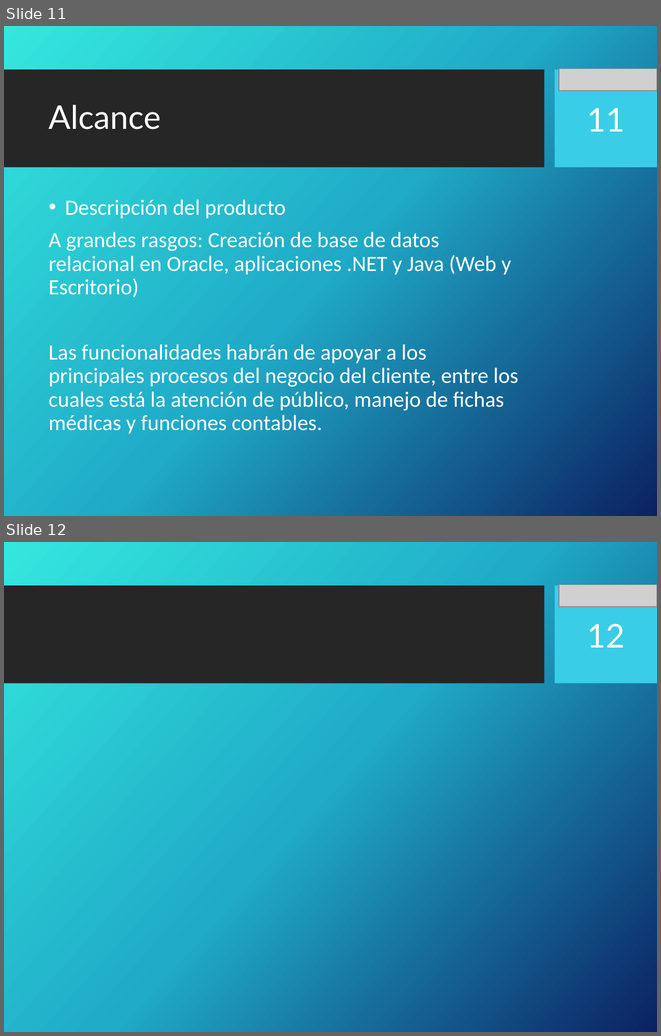
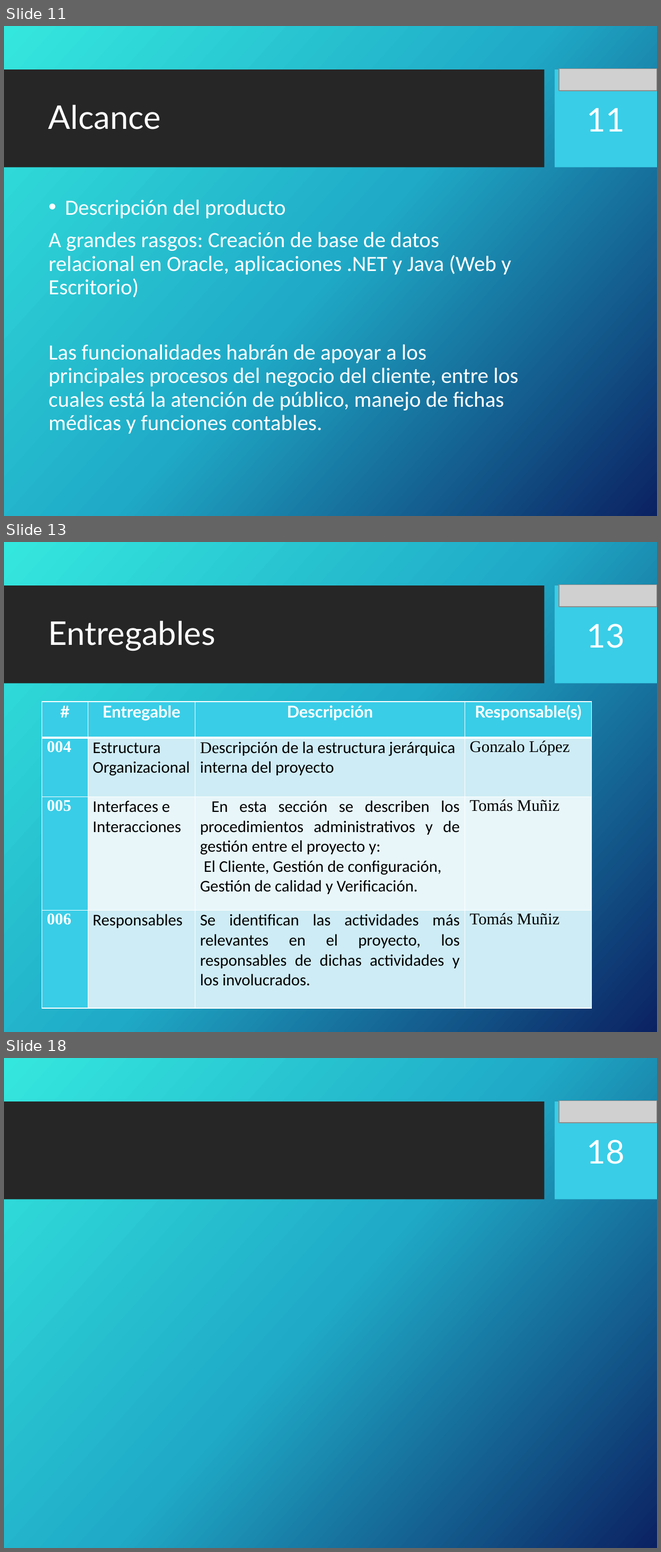
Before and after one commit to portafolio2016/hipocrates, a slide deck: docs/plan-de-proyecto/ppt-iteracion1.pptx. Shown one above the other, each under a label of ours: slides 11 and 12 before the commit, slides 11, 13 and 18 after it; the slides between them are not shown. The pictures are 661x1036 and 661x1552 pixels, drawn with LibreOffice and Linux fonts; fonts in the diff are those of the drawing; grey boxes stand for pictures; background and template pictures are left out. Boxes give left, top, right and bottom in pixels: in the first picture for what was removed or moved away, otherwise in the second. Text is boxed around its words. In the diff, an @@ line names an element or a change of style, - is before the commit and + after.

Commit message:
Agregado Entregables

```diff
--- a/docs/plan-de-proyecto/ppt-iteracion1.pptx
+++ b/docs/plan-de-proyecto/ppt-iteracion1.pptx
@@ slide 13 added at (4, 542, 657, 1032), background picture (left out); not listed: 2 template elements that a slide beside it also shows @@
@@ picture added at (559, 585, 657, 607) @@
@@ title added at (49, 620, 215, 651), 36 pt, text #FFFFFF @@
+Entregables
@@ page number added at (587, 624, 625, 648), 36 pt, text #FFFFFF @@
+13
@@ table added at (42, 702, 591, 1008), 4 rows, 4 columns @@
+# | Entregable | Descripción | Responsable(s)
+004 | Estructura Organizacional | Descripción de la estructura jerárquica interna del proyecto | Gonzalo López
+005 | Interfaces e Interacciones | En esta sección se describen los procedimientos administrativos y de gestión entre el proyecto y: / El Cliente, Gestión de configuración, Gestión de calidad y Verificación. | Tomás Muñiz
+006 | Responsables | Se identifican las actividades más relevantes en el proyecto, los responsables de dichas actividades y los involucrados. | Tomás Muñiz
@@ what was slide 12 is now slide 18 @@
@@ page number at (587, 1140, 625, 1164): text changed @@
-12
+18
```
Also in this commit, not shown: 5 other slides added.
